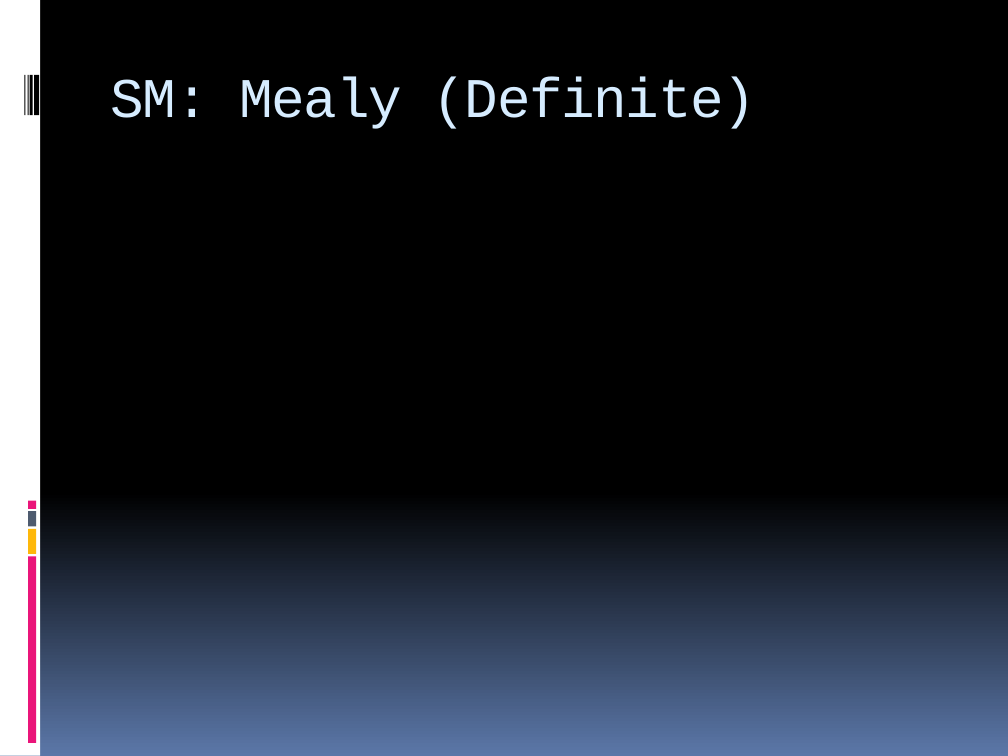
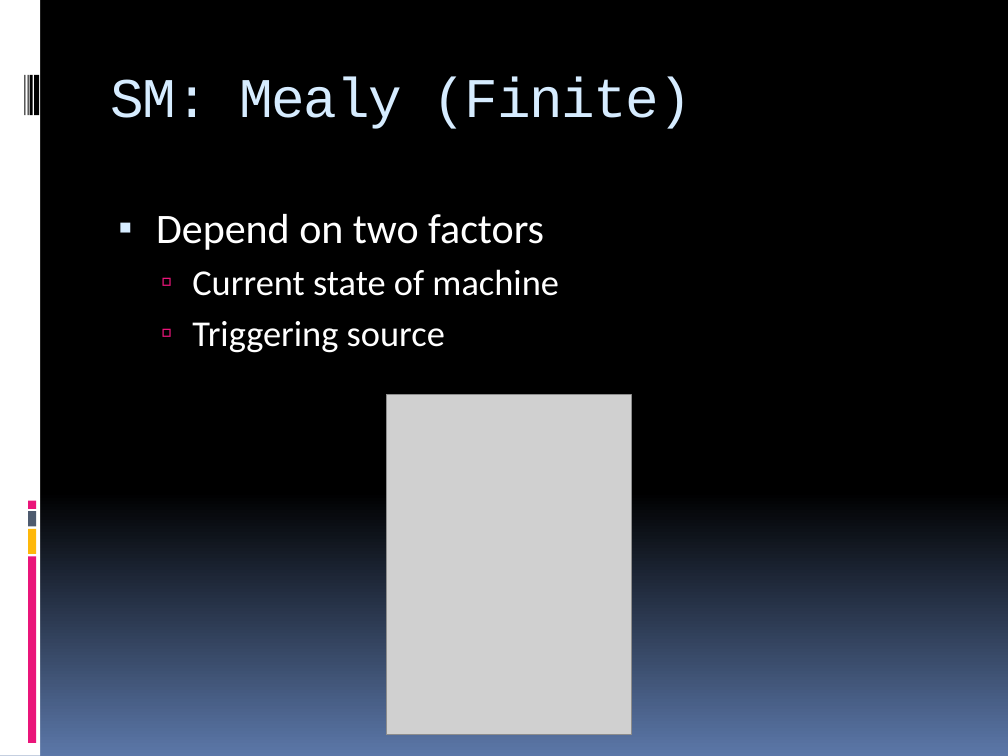
Before and after one commit to Kiefer602/MyTeam, a slide deck: slide 7 of Projects/recap/week5a_recap.pptx (slide 6 before the commit). Drawn at 1008x756 pixels with LibreOffice and Linux fonts; fonts in the diff are those of the drawing; grey boxes stand for pictures. Boxes give left, top, right and bottom in pixels: in the first picture for what was removed or moved away, otherwise in the second. Text is boxed around its words. In the diff, an @@ line names an element or a change of style, - is before the commit and + after.

Commit message:
updated final version of state machines

```diff
--- a/Projects/recap/week5a_recap.pptx
+++ b/Projects/recap/week5a_recap.pptx
@@ title at (111, 77, 692, 129): text changed @@
-SM: Mealy (Definite)
+SM: Mealy (Finite)
@@ text added at (156, 214, 559, 353), 26 pt, text #FFFFFF @@
+▪ Depend on two factors
+  ▫ Current state of machine
+  ▫ Triggering source
@@ picture added at (386, 395, 631, 735) @@
```
Also in this commit, not shown: 3 other slides changed, 1 slide added.
